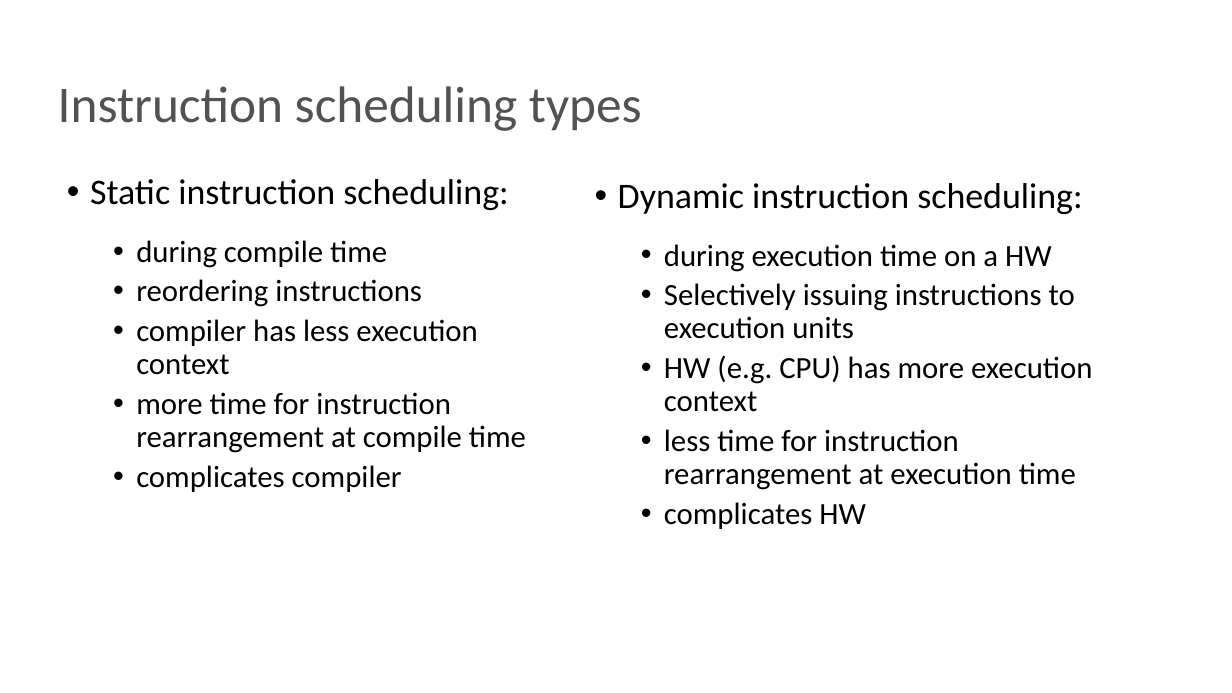
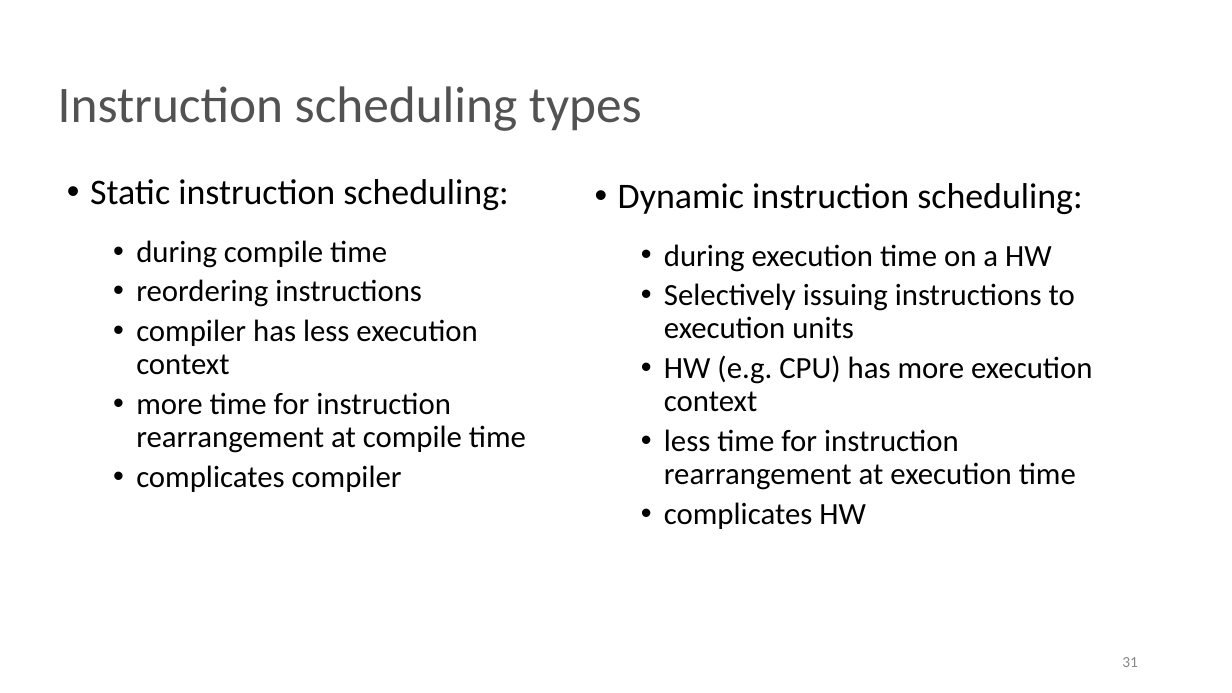
Before and after one commit to NN-complr-tech/Complr-course-lectures, a slide deck: slide 31 of 08-Backends-1.pptx (slide 24 before the commit). Drawn at 1232x693 pixels with LibreOffice and Linux fonts; fonts in the diff are those of the drawing. Boxes give left, top, right and bottom in pixels: in the first picture for what was removed or moved away, otherwise in the second. Text is boxed around its words. In the diff, an @@ line names an element or a change of style, - is before the commit and + after.

```diff
--- a/08-Backends-1.pptx
+++ b/08-Backends-1.pptx
@@ page number added at <box>1122,657,1138,667</box>, 12 pt, text #888888 @@
+31
```
Also in this commit, not shown: 28 other slides changed, 9 slides added, 1 slide removed.
